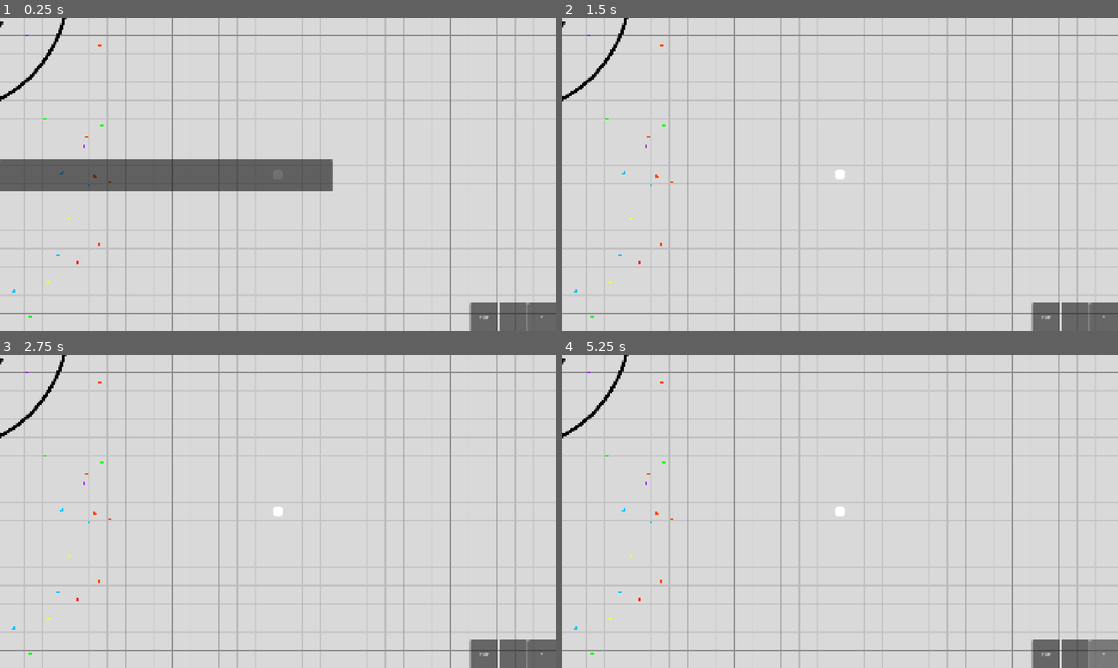
Above: before the commit, frames 1-4 (two rows, left to right).
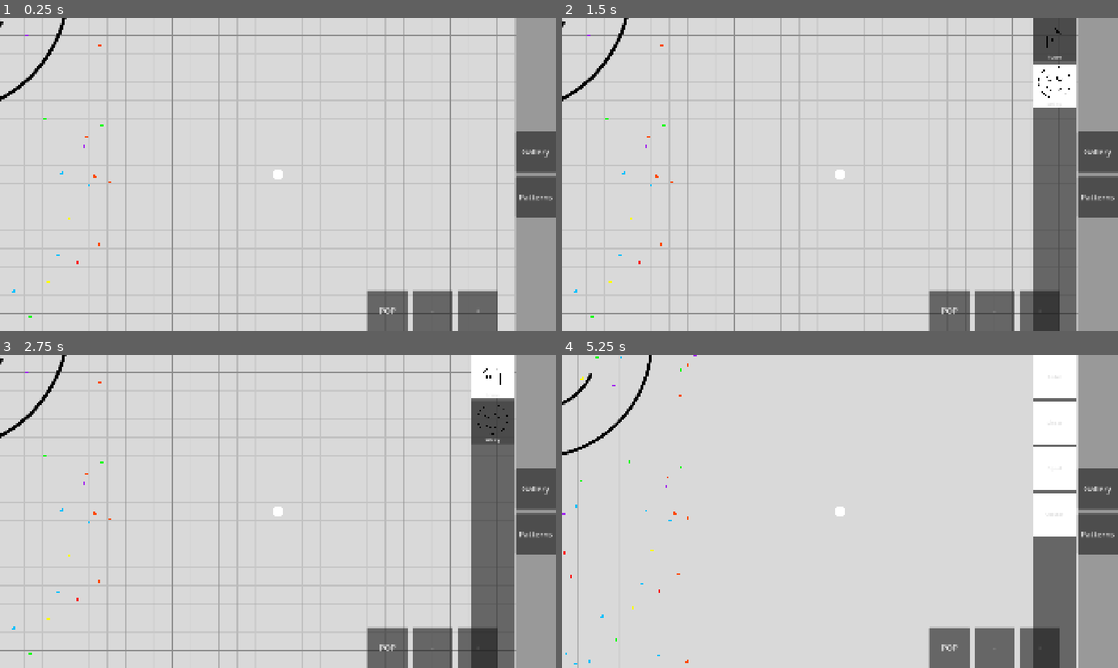
Above: after the commit, the same moments.

Repository: EitherRock/snake-coloring
Game: Godot game, scene res://main.tscn
Same seed, same stepped clock (60 frames per second), same inputs: the game is played once before the commit and once after it.
Inputs (mouse positions are in pixels of both pictures, inside the frame that each line leads up to):
- Up to frame 1 (0.25 s): no input
- Up to frame 2 (1.5 s): click (1095, 152) at 0.5 s, where only the run after the commit has a clickable "Gallery"; click (1056, 39) at 1.25 s, where only the run after the commit has a clickable "house"
- Up to frame 3 (2.75 s): click (494, 423) at 2 s, where only the run after the commit has a clickable "smiley"
- Up to frame 4 (5.25 s): click (1095, 533) at 2.75 s, where only the run after the commit has a clickable "Patterns"; click "POP" at 3.5 s; click "-" at 4.25 s; click "+" at 5 s

The runs differ from the first frame. In frame 1, 16% of the frame differs, in the area x 0-100%, y 0-100%; in frame 2, 17%; in frame 3, 17%; in frame 4, 21%.

Commit message:
mobile version works

Diff:
--- a/joystick.gd
+++ b/joystick.gd
@@ -20,12 +20,11 @@
 
 
 func _input(event: InputEvent) -> void:
-	var local_touch = get_global_transform_with_canvas().affine_inverse() * event.position
 
 	if event is InputEventScreenTouch:
 		print("touch at ", event.position, " pressed: ", event.pressed)
-		#if event.pressed and _touch_index == -1 and get_rect().has_point(local_touch):
-		if event.pressed and _touch_index == -1:
+		if event.pressed and _touch_index == -1 and _is_inside(event.position):
+		#if event.pressed and _touch_index == -1:
 			_touch_index = event.index
 			_origin = event.position
 			_knob = _origin
@@ -44,6 +43,9 @@
 		queue_redraw()
 
 
+func _is_inside(screen_pos: Vector2) -> bool:
+	return screen_pos.x < get_viewport_rect().size.x * 0.33
+
 func _release() -> void:
 	_touch_index = -1
 	output = Vector2.ZERO
--- a/main.tscn
+++ b/main.tscn
@@ -83,6 +83,7 @@
 offset_right = 40.0
 offset_bottom = 40.0
 script = ExtResource("7_074og")
+radius = 150.0
 
 [node name="TouchControls" type="Control" parent="CanvasLayer" unique_id=1673309816 node_paths=PackedStringArray("player")]
 layout_mode = 3
@@ -102,24 +103,30 @@
 anchor_top = 1.0
 anchor_right = 1.0
 anchor_bottom = 1.0
-offset_left = -40.0
-offset_top = -40.0
+offset_left = -652.0
+offset_top = -140.0
+offset_right = -200.0
 grow_horizontal = 0
 grow_vertical = 0
+offset_transform_enabled = true
+theme_override_constants/separation = 16
 
 [node name="PopButton" type="Button" parent="CanvasLayer/TouchControls/HBoxContainer" unique_id=2002775093]
-custom_minimum_size = Vector2(96, 96)
+custom_minimum_size = Vector2(140, 140)
 layout_mode = 2
+theme_override_font_sizes/font_size = 28
 text = "POP"
 
 [node name="ZoomOutButton" type="Button" parent="CanvasLayer/TouchControls/HBoxContainer" unique_id=947344915]
-custom_minimum_size = Vector2(96, 96)
+custom_minimum_size = Vector2(140, 140)
 layout_mode = 2
+theme_override_font_sizes/font_size = 28
 text = "-"
 
 [node name="ZoomInButton" type="Button" parent="CanvasLayer/TouchControls/HBoxContainer" unique_id=804694058]
-custom_minimum_size = Vector2(96, 96)
+custom_minimum_size = Vector2(140, 140)
 layout_mode = 2
+theme_override_font_sizes/font_size = 28
 text = "+"
 
 [node name="Pictures" type="Node2D" parent="." unique_id=858915315]
@@ -137,4 +144,3 @@
 area_mask = 536870912
 
 [node name="UI" parent="." unique_id=1430790159 instance=ExtResource("18_074og")]
-visible = false
--- a/project.godot
+++ b/project.godot
@@ -10,7 +10,7 @@
 
 [application]
 
-config/name="SnakeColoring"
+config/name="Dabble Dots"
 run/main_scene="uid://t0rgetnx7bo5"
 config/features=PackedStringArray("4.7", "Mobile")
 
@@ -60,3 +60,4 @@
 
 rendering_device/driver.windows="d3d12"
 renderer/rendering_method="mobile"
+textures/vram_compression/import_etc2_astc=true
--- a/touch_controls.gd
+++ b/touch_controls.gd
@@ -1,7 +1,7 @@
 extends Control
 
 @export var player: Node
-@export var camera: Camera2D
+#@export var camera: Camera2D
 
 @onready var pop_button: Button = $HBoxContainer/PopButton
 @onready var zoom_in_button: Button = $HBoxContainer/ZoomInButton
--- a/ui/hot_bar.tscn
+++ b/ui/hot_bar.tscn
@@ -20,51 +20,57 @@
 script = ExtResource("1_2odyk")
 pictures = Array[ExtResource("2_2rvev")]([ExtResource("3_m2je3"), ExtResource("4_knc16")])
 
-[node name="VBoxContainer" type="VBoxContainer" parent="Root" unique_id=739595172]
+[node name="Side" type="HBoxContainer" parent="Root" unique_id=279281316]
+unique_name_in_owner = true
 layout_mode = 1
-anchors_preset = 12
-anchor_top = 1.0
+anchors_preset = 11
+anchor_left = 1.0
 anchor_right = 1.0
 anchor_bottom = 1.0
-offset_top = -8.0
-grow_horizontal = 2
-grow_vertical = 0
+offset_left = -96.0
+grow_horizontal = 0
+grow_vertical = 2
 
-[node name="PopupPanel" type="PopupPanel" parent="Root/VBoxContainer" unique_id=1421491792]
-oversampling_override = 1.0
-position = Vector2i(0, 490)
-size = Vector2i(1150, 108)
-visible = true
+[node name="PopupPanel" type="PanelContainer" parent="Root/Side" unique_id=1846314755]
+unique_name_in_owner = true
+visible = false
+custom_minimum_size = Vector2(100, 50)
+layout_mode = 2
+size_flags_horizontal = 0
 
-[node name="ScrollContainer" type="ScrollContainer" parent="Root/VBoxContainer/PopupPanel" unique_id=686548498]
+[node name="ScrollContainer" type="ScrollContainer" parent="Root/Side/PopupPanel" unique_id=686548498]
 custom_minimum_size = Vector2(0, 50)
-offset_left = 4.0
-offset_top = 4.0
-offset_right = 1146.0
-offset_bottom = 104.0
-vertical_scroll_mode = 0
+layout_mode = 2
+horizontal_scroll_mode = 0
 
-[node name="Items" type="HBoxContainer" parent="Root/VBoxContainer/PopupPanel/ScrollContainer" unique_id=1565180266]
+[node name="Items" type="VBoxContainer" parent="Root/Side/PopupPanel/ScrollContainer" unique_id=797431911]
+unique_name_in_owner = true
 layout_mode = 2
 theme_override_constants/separation = 8
+alignment = 1
 
-[node name="HotBar" type="PanelContainer" parent="Root/VBoxContainer" unique_id=1907222888]
+[node name="HotBar" type="PanelContainer" parent="Root/Side" unique_id=1907222888]
+unique_name_in_owner = true
 custom_minimum_size = Vector2(0, 50)
 layout_mode = 2
 theme_override_styles/panel = SubResource("StyleBoxFlat_2rvev")
 
-[node name="Buttons" type="HBoxContainer" parent="Root/VBoxContainer/HotBar" unique_id=527109913]
+[node name="Buttons" type="VBoxContainer" parent="Root/Side/HotBar" unique_id=66015834]
 layout_mode = 2
-theme_override_constants/separation = 8
+theme_override_constants/separation = 16
+alignment = 1
 
-[node name="Control" type="Control" parent="Root/VBoxContainer/HotBar/Buttons" unique_id=1075329502]
+[node name="GalleryButton" type="Button" parent="Root/Side/HotBar/Buttons" unique_id=202367246]
+unique_name_in_owner = true
+custom_minimum_size = Vector2(140, 140)
 layout_mode = 2
-
-[node name="GalleryButton" type="Button" parent="Root/VBoxContainer/HotBar/Buttons" unique_id=202367246]
-layout_mode = 2
+theme_override_font_sizes/font_size = 28
 text = "Gallery
 "
 
-[node name="PatternButton" type="Button" parent="Root/VBoxContainer/HotBar/Buttons" unique_id=1993949863]
+[node name="PatternButton" type="Button" parent="Root/Side/HotBar/Buttons" unique_id=1993949863]
+unique_name_in_owner = true
+custom_minimum_size = Vector2(140, 140)
 layout_mode = 2
+theme_override_font_sizes/font_size = 28
 text = "Patterns"
--- a/ui/ui_bar.gd
+++ b/ui/ui_bar.gd
@@ -10,31 +10,38 @@
 	{"id": "spiral", "label": "Spiral"},
 	{"id": "checker", "label": "Checker"},
 ]
-const ITEM_SIZE := Vector2(100, 100)
+const ITEM_SIZE := Vector2(150, 150)
 const GHOST_SIZE := Vector2(160, 160)
 const GHOST_ALPHA := 0.7
 const CLOSE_AFTER_PICK := false  # true = popup closes after choosing a pattern
+const DRAG_START_DISTANCE := 24.0
+const DRAG_DIRECTION_BIAS := 1.5  # sideways movement must beat vertical by this factor
+const GHOST_TOUCH_OFFSET := Vector2(0, -90)  # keeps the ghost above the finger
 
 @export var pictures: Array[PictureData] = []
 
 var open_menu: String = ""
 var drag_data: PictureData = null
 var drag_ghost: TextureRect = null
+var _press_item: PictureData = null
+var _press_pos := Vector2.ZERO
 
-@onready var popup: PopupPanel = $VBoxContainer/PopupPanel
-@onready var items_box: HBoxContainer = $VBoxContainer/PopupPanel/ScrollContainer/Items
-@onready var hotbar: Control = $VBoxContainer/HotBar
-@onready var gallery_button: Button = $VBoxContainer/HotBar/Buttons/GalleryButton
-@onready var pattern_button: Button = $VBoxContainer/HotBar/Buttons/PatternButton
+@onready var popup: PanelContainer = %PopupPanel
+@onready var items_box: VBoxContainer = %Items
+@onready var hotbar: Control = %HotBar
+@onready var gallery_button: Button = %GalleryButton
+@onready var pattern_button: Button = %PatternButton
 
 
 func _ready() -> void:
 	gallery_button.pressed.connect(toggle_menu.bind("gallery"))
 	pattern_button.pressed.connect(toggle_menu.bind("pattern"))
+	_apply_safe_area()
 
 
 func _input(event: InputEvent) -> void:
 	if drag_data == null:
+		_check_drag_start(event)
 		return
 
 	if event is InputEventMouseMotion:
@@ -42,6 +49,13 @@
 	elif event is InputEventMouseButton and not event.pressed and event.button_index == MOUSE_BUTTON_LEFT:
 		_finish_drag()
 
+
+func _apply_safe_area() -> void:
+	var safe := DisplayServer.get_display_safe_area()
+	var win := Vector2(DisplayServer.window_get_size())
+	var to_ui := get_viewport().get_visible_rect().size / win  # window pixels to UI units
+	var right_inset := (win.x - safe.end.x) * to_ui.x
+	$Side.offset_right = -maxf(right_inset, 0.0)
 
 # ---------------------------------------------------------------------------
 # Popup menu
@@ -91,7 +105,7 @@
 
 func _add_picture_item(p: PictureData) -> void:
 	var b := _make_item_button(p.title, p.line_art)
-	b.button_down.connect(_start_drag.bind(p))  # starts on press, not on click
+	b.button_down.connect(_on_item_down.bind(p))  # starts on press, not on click
 	items_box.add_child(b)
 
 
@@ -106,6 +120,7 @@
 	b.expand_icon = true
 	b.icon_alignment = HORIZONTAL_ALIGNMENT_CENTER
 	b.vertical_icon_alignment = VERTICAL_ALIGNMENT_TOP
+	b.size_flags_horizontal = Control.SIZE_EXPAND_FILL
 	b.custom_minimum_size = ITEM_SIZE
 	b.add_theme_stylebox_override("normal", style)
 	return b
@@ -130,9 +145,23 @@
 	_update_ghost()
 
 
+func _check_drag_start(event: InputEvent) -> void:
+	if _press_item == null:
+		return
+
+	if event is InputEventMouseMotion:
+		var d := get_viewport().get_mouse_position() - _press_pos
+		if absf(d.x) > DRAG_START_DISTANCE and absf(d.x) > absf(d.y) * DRAG_DIRECTION_BIAS:
+			var p := _press_item
+			_press_item = null
+			_start_drag(p)
+	elif event is InputEventMouseButton and not event.pressed:
+		_press_item = null
+
+
 func _update_ghost() -> void:
-	drag_ghost.position = get_viewport().get_mouse_position() - drag_ghost.size / 2.0
-
+	var offset := GHOST_TOUCH_OFFSET if Platform.is_touch else Vector2.ZERO
+	drag_ghost.position = get_viewport().get_mouse_position() - drag_ghost.size / 2.0 + offset
 
 func _finish_drag() -> void:
 	var screen_pos := get_viewport().get_mouse_position()
@@ -140,9 +169,19 @@
 	# Releasing over the hotbar cancels the drag
 	if not hotbar.get_global_rect().has_point(screen_pos):
 		# screen position -> world position (accounts for camera pan and zoom)
-		var world_pos: Vector2 = get_viewport().get_canvas_transform().affine_inverse() * screen_pos
+		#var world_pos: Vector2 = get_viewport().get_canvas_transform().affine_inverse() * screen_pos
+		var drop_pos := screen_pos + (GHOST_TOUCH_OFFSET if Platform.is_touch else Vector2.ZERO)
+		var world_pos: Vector2 = get_viewport().get_canvas_transform().affine_inverse() * drop_pos
 		picture_dropped.emit(drag_data, world_pos)
 
 	drag_ghost.queue_free()
 	drag_ghost = null
 	drag_data = null
+
+
+func _on_item_down(p: PictureData) -> void:
+	if not Platform.is_touch:
+		_start_drag(p)  # desktop: drag immediately
+		return
+	_press_item = p
+	_press_pos = get_viewport().get_mouse_position()
Not shown, added: export_presets.cfg
